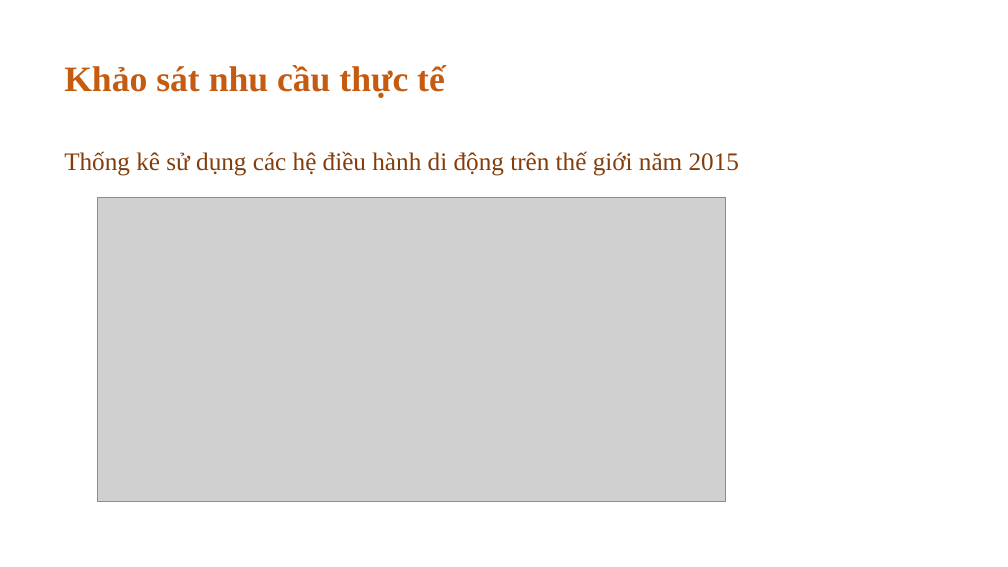
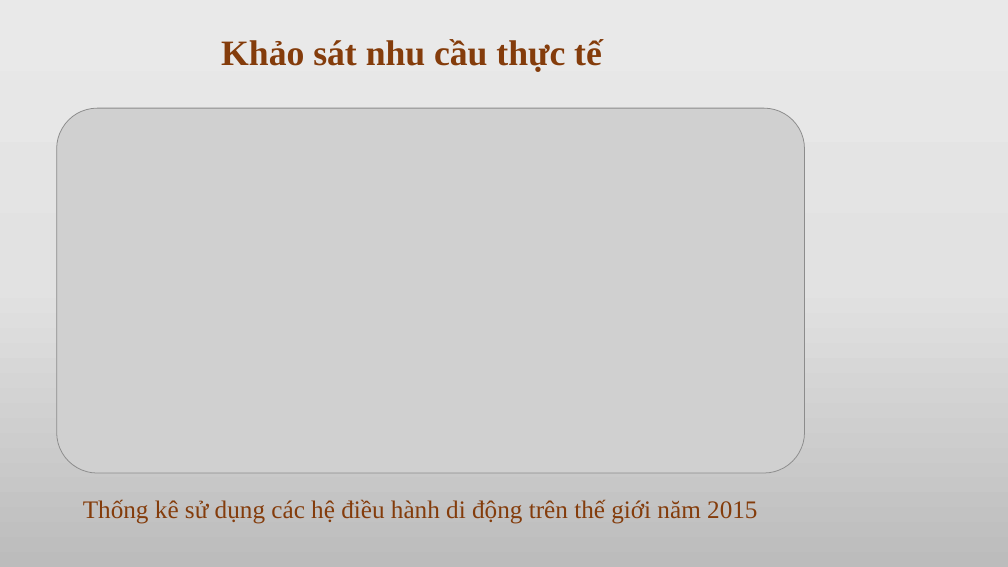
Before and after one commit to hungsoccerprince/XuanHung, a slide deck: slide 4 of DATN/DATN.pptx. Drawn at 1008x567 pixels with LibreOffice and Linux fonts; fonts in the diff are those of the drawing; grey boxes stand for pictures. Boxes give left, top, right and bottom in pixels: in the first picture for what was removed or moved away, otherwise in the second. Text is boxed around its words. In the diff, an @@ line names an element or a change of style, - is before the commit and + after.

```diff
--- a/DATN/DATN.pptx
+++ b/DATN/DATN.pptx
@@ background #FFFFFF to gradient #EBEAEA to #E4E3E3 to #BDBCBC @@
@@ title "Khảo sát nhu cầu thực ..." at (x1=221, y1=39, x2=602, y2=72): text colour #C55A11 to #843C0B; alignment left to centre @@
@@ picture resized from (x1=97, y1=197, x2=725, y2=501) to (x1=57, y1=108, x2=805, y2=473) @@
@@ text "Thống kê sử dụng các ..." moved from (x1=64, y1=151, x2=739, y2=176) to (x1=83, y1=499, x2=757, y2=524) @@
```
Also in this commit, not shown: 15 other slides changed.
